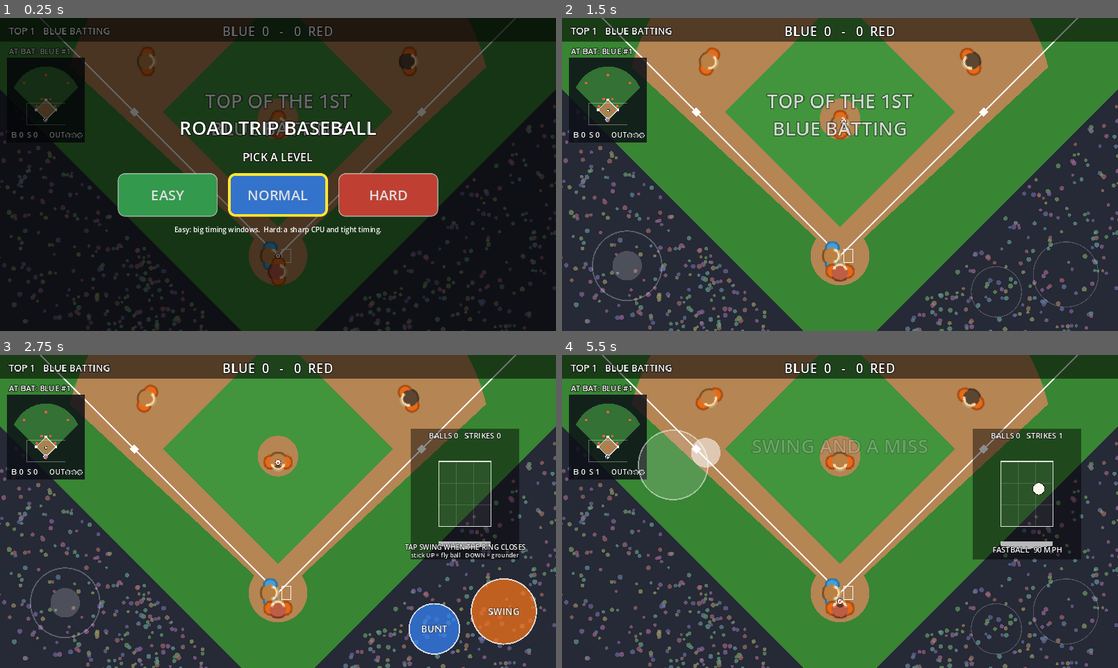
Above: before the commit, frames 1-4 (two rows, left to right).
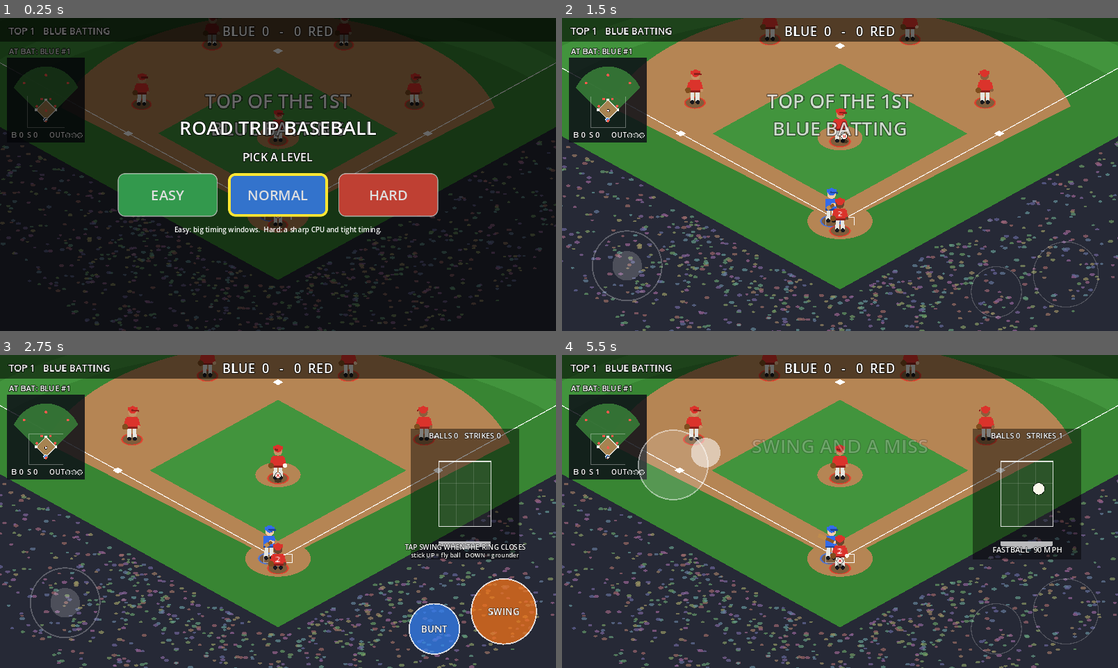
Above: after the commit, the same moments.

Repository: Kirmalo/road-trip-baseball
Game: Godot game, scene res://main.tscn
Two runs of this game, one before a commit and one after it. Both use one fixed random seed, a clock stepped at 60 frames per second and the inputs below.
Inputs (mouse positions are in pixels of both pictures, inside the frame that each line leads up to):
- Up to frame 1 (0.25 s): no input
- Up to frame 2 (1.5 s): click "EASY" at 0.5 s; tap Enter at 1.25 s; move the mouse to (962, 158) at 1.27 s; hold D from 1.28 s (still down); tap J at 1.35 s; click (962, 158) at 1.42 s
- Up to frame 3 (2.75 s): tap Space at 1.52 s; release D at 2 s; drag from (166, 527) to (250, 574) at 2.02 s
- Up to frame 4 (5.5 s): move the mouse to (895, 442) at 2.77 s; hold D 2.78-3.5 s; tap 1 at 2.85 s; tap Space at 3.5, 4.52 s; drag from (812, 574) to (673, 464) at 3.52 s; move the mouse to (1006, 558) at 4.27 s; hold A 4.28-5 s; tap J at 4.35 s; tap Enter at 5 s; drag from (673, 464) to (756, 433) at 5.02 s

The runs differ from the first frame. In frame 1, 27% of the frame differs, in the area x 0-100%, y 0-100%; in frame 2, 32%; in frame 3, 31%; in frame 4, 32%.

Commit message:
3/4 view from behind home plate (owner's choice after Phase 1)
The simulation stays 2D top-down. Every field node now lives under a
"world" node scaled (1, 0.55), which tilts the ground into a 3/4 view;
upright things (players, ball height, the outfield wall, foul poles,
distance numbers) undo the squash and draw in screen-like coordinates
(scripts/view.gd). Players are simple upright placeholder figures in
team colors with running legs, gloves and a bat until the Phase 3 art;
the catcher crouches during the pitch so the batter stays visible. The
camera frames plays in projected coordinates. The old top-down view is
kept as a test option: --view flat.

Co-Authored-By: Claude Opus 5.5 <noreply@anthropic.com>
Claude-Session: https://claude.ai/code/session_01K8WPuaLY5ntaKqKiFmwy7x

Diff:
--- a/scripts/ball.gd
+++ b/scripts/ball.gd
@@ -1,4 +1,5 @@
 extends Node2D
+const View = preload("res://scripts/view.gd")
 # The baseball. position = spot on the ground; z = height above the ground (drawn as an upward offset).
 # A batted ball follows a flight path that is worked out once at contact (path_p / path_z, 60 samples a second),
 # so the fielders can look ahead and run to where they can catch it.
@@ -32,7 +33,7 @@
 var throw_t := 0.0
 var throw_dur := 1.0
 var throw_peak := 0.0
-var trail: Array = []      # recent drawn positions of a batted ball (world space)
+var trail: Array = []      # recent positions of a batted ball: Vector3(x, y, height)
 
 func setup(g) -> void:
 	game = g
@@ -178,7 +179,7 @@
 		DEAD:
 			z = maxf(0.0, z - 60.0 * delta)
 	if state == LIVE and speed_now() > 15.0 * FT:
-		trail.append(position + Vector2(0, -z * 0.35))
+		trail.append(Vector3(position.x, position.y, z))
 		if trail.size() > 14:
 			trail.pop_front()
 	elif not trail.is_empty():
@@ -187,16 +188,25 @@
 
 func _draw() -> void:
 	var FT: float = game.FT
+	var hb := View.ball_h()
+	# shadow on the ground (the world's squash makes it an ellipse in the angled view)
+	if View.angled():
+		draw_circle(Vector2.ZERO, maxf(3.0, 6.0 - z / (30.0 * FT)), Color(0, 0, 0, 0.45))
+	else:
+		draw_set_transform(Vector2(0, 1.5), 0, Vector2(1, 0.55))
+		draw_circle(Vector2.ZERO, maxf(3.0, 6.0 - z / (30.0 * FT)), Color(0, 0, 0, 0.45))
+	# from here on: screen-like coordinates, height straight up
+	draw_set_transform(Vector2.ZERO, 0, View.upright())
 	# trail behind a hit ball
 	for i in range(1, trail.size()):
 		var a: float = float(i) / trail.size()
-		draw_line(trail[i - 1] - position, trail[i] - position, Color(1, 1, 1, 0.45 * a), 2.0 + 4.0 * a)
-	# shadow on the ground
-	draw_set_transform(Vector2(0, 1.5), 0, Vector2(1, 0.55))
-	draw_circle(Vector2.ZERO, maxf(3.0, 6.0 - z / (30.0 * FT)), Color(0, 0, 0, 0.45))
-	draw_set_transform(Vector2.ZERO, 0, Vector2.ONE)
-	# the ball, lifted by its height (squashed so high flies stay on screen)
-	var c := Vector2(0, -z * 0.35)
+		var t0: Vector3 = trail[i - 1]
+		var t1: Vector3 = trail[i]
+		var p0 := View.local(Vector2(t0.x, t0.y) - position, t0.z * hb)
+		var p1 := View.local(Vector2(t1.x, t1.y) - position, t1.z * hb)
+		draw_line(p0, p1, Color(1, 1, 1, 0.45 * a), 2.0 + 4.0 * a)
+	# the ball, lifted by its height
+	var c := Vector2(0, -z * hb)
 	var r := 4.2 + z / (22.0 * FT)
 	draw_circle(c, r + 0.9, Color(0.1, 0.1, 0.1, 0.8))
 	draw_circle(c, r, Color(0.98, 0.97, 0.92))
--- a/scripts/field.gd
+++ b/scripts/field.gd
@@ -2,6 +2,7 @@
 # Draws the ballpark. Home plate is at (0, 0) and the field opens upward (negative y). Sizes are feet times FT.
 
 var game
+const View = preload("res://scripts/view.gd")
 
 const GRASS := Color(0.22, 0.52, 0.2)
 const GRASS_LIGHT := Color(0.26, 0.58, 0.24)
@@ -46,17 +47,36 @@
 		track.append(d * (fr - 7.0 * FT))
 		wall.append(d * fr)
 	draw_polyline(track, DIRT, 14.0 * FT)
-	draw_polyline(wall, WALL, 2.5 * FT)
+	# the wall: a strip standing up from the warning track (up is -y / tilt in this squashed frame)
+	var up := Vector2(0, -game.FENCE_H * View.ball_h() / View.tilt())
+	if View.angled():
+		for i in wall.size() - 1:
+			draw_colored_polygon(PackedVector2Array([wall[i], wall[i + 1], wall[i + 1] + up, wall[i] + up]), WALL)
+		var top := PackedVector2Array()
+		for q in wall:
+			top.append(q + up)
+		draw_polyline(top, Color(0.85, 0.75, 0.2), 0.6 * FT)
+	else:
+		draw_polyline(wall, WALL, 2.5 * FT)
 	var font := ThemeDB.fallback_font
 	for a in [-45.0, -22.0, 0.0, 22.0, 45.0]:
 		var d := _dir(deg_to_rad(a))
 		var fr: float = game.fence_radius(d * 100.0)
 		var txt := str(int(round(fr / FT)))
 		var w := font.get_string_size(txt, HORIZONTAL_ALIGNMENT_LEFT, -1, 40).x
-		draw_string(font, d * (fr + 14.0 * FT) - Vector2(w / 2, -14), txt, HORIZONTAL_ALIGNMENT_LEFT, -1, 40, Color(1, 1, 1, 0.85))
+		var at := d * fr + up * 0.55 if View.angled() else d * (fr + 14.0 * FT)
+		draw_set_transform(at, 0, View.upright())
+		draw_string(font, Vector2(-w / 2, 14), txt, HORIZONTAL_ALIGNMENT_LEFT, -1, 40, Color(1, 1, 1, 0.9))
+		draw_set_transform(Vector2.ZERO, 0, Vector2.ONE)
 	for s in [-1.0, 1.0]:
 		var d := _dir(s * PI / 4.0)
-		draw_circle(d * game.fence_radius(d * 100.0), 1.5 * FT, Color(1, 0.85, 0.1))
+		var pole: Vector2 = d * game.fence_radius(d * 100.0)
+		if View.angled():
+			draw_set_transform(pole, 0, View.upright())
+			draw_line(Vector2.ZERO, Vector2(0, -90), Color(1, 0.85, 0.1), 5.0)
+			draw_set_transform(Vector2.ZERO, 0, Vector2.ONE)
+		else:
+			draw_circle(pole, 1.5 * FT, Color(1, 0.85, 0.1))
 
 	# infield dirt: the arc 95 ft from the mound, between the foul lines
 	var mound := Vector2(0, -60.5 * FT)
--- a/scripts/hud.gd
+++ b/scripts/hud.gd
@@ -58,7 +58,9 @@
 	# what the camera shows, so you know where you are looking
 	var cam: Camera2D = game.camera
 	var half := get_viewport_rect().size / cam.zoom / 2.0
-	var view := Rect2(_to_map(cam.position - half), half * 2.0 / game.FT * MAP_SCALE)
+	var tl: Vector2 = game.View.to_floor(cam.position - half)
+	var br: Vector2 = game.View.to_floor(cam.position + half)
+	var view := Rect2(_to_map(tl), (br - tl) / game.FT * MAP_SCALE)
 	draw_rect(view.intersection(Rect2(r.position, Vector2(MAP_W, MAP_H))), Color(1, 1, 1, 0.35), false, 1.0)
 	# players: fielders small, runners bigger with their running arrow
 	for p in game.players:
--- a/scripts/main.gd
+++ b/scripts/main.gd
@@ -17,6 +17,7 @@
 const ControlsScript = preload("res://scripts/touch_controls.gd")
 const HudScript = preload("res://scripts/hud.gd")
 const Difficulty = preload("res://scripts/difficulty.gd")
+const View = preload("res://scripts/view.gd")
 
 const FT := 4.0                       # pixels per foot
 const INNINGS := 3                    # innings per game (change to make games longer)
@@ -60,6 +61,7 @@
 var controls
 var hud
 var camera: Camera2D
+var world: Node2D          # everything on the field; its scale draws the 3/4 view (see view.gd)
 var autoplay := false
 var humantest := false
 var stats := {}
@@ -83,7 +85,7 @@
 var after_pause := ""
 var game_over := false
 var cam_follow := false
-var cam_last_pos := Vector2(0, -36 * FT)
+var cam_last_pos := Vector2(0, -30 * FT)
 var cam_last_zoom := 1.3
 
 # the current pitch
@@ -151,32 +153,37 @@
 	humantest = args.has("--humantest")
 	testing = not args.is_empty()
 	level = Difficulty.from_args(args, Difficulty.NORMAL if testing else Difficulty.load_level())
-
+	View.from_args(args)
+
+	world = Node2D.new()
+	world.scale = Vector2(1.0, View.tilt())
+	world.y_sort_enabled = true          # nearer players (lower on screen) draw in front
+	add_child(world)
 	var field = FieldScript.new()
 	field.game = self
 	field.z_index = -10
-	add_child(field)
+	world.add_child(field)
 	marker = Node2D.new()
 	marker.z_index = 1
 	marker.draw.connect(_draw_marker)
-	add_child(marker)
+	world.add_child(marker)
 
 	for t in 2:
 		for i in 9:
 			var p = PlayerScript.new()
 			var color := "blue" if t == 0 else "red"
 			p.setup(self, t, i, load("res://assets/%s_%d.png" % [color, i % 5 + 1]))
-			add_child(p)
+			world.add_child(p)
 			players.append(p)
 			teams[t].append(p)
 
 	ball = BallScript.new()
 	ball.setup(self)
-	add_child(ball)
+	world.add_child(ball)
 
 	camera = Camera2D.new()
 	camera.zoom = Vector2(1.3, 1.3)
-	camera.position = Vector2(0, -36 * FT)
+	camera.position = View.to_screen(Vector2(0, -30 * FT))
 	add_child(camera)
 	camera.make_current()
 
@@ -621,7 +628,7 @@
 	var from: Vector2 = ball.position
 	ball.launch(from, 3.0 * FT, dir * speed * FT * cos(lr), speed * FT * sin(lr), fair, fair)
 	cam_follow = true
-	cam_last_pos = Vector2(0, -60 * FT)
+	cam_last_pos = View.to_screen(Vector2(0, -60 * FT))
 	cam_last_zoom = 0.9
 	stat("contact")
 	if not fair:
@@ -1427,37 +1434,40 @@
 	_update_hud()
 
 func _update_camera(delta: float) -> void:
-	# at the plate: a close look at the mound and home. In play: pull back to frame the whole play
-	# (the ball, where it will be caught, a throw and its target, every running runner) and ease there smoothly.
-	var tgt := Vector2(0, -36 * FT)
-	var zm := 1.3
+	# at the plate: a close look from behind home at the batter and the mound. In play: pull back to frame the whole
+	# play (the ball, where it will be caught, a throw and its target, every running runner) and ease there smoothly.
+	# Points are sim positions; the framing happens on screen (View.to_screen), where the camera lives.
+	var tgt := View.to_screen(Vector2(0, -34 * FT))
+	var zm := 1.45 if View.angled() else 1.3
 	if hr_called and phase == LIVE:
-		tgt = Vector2(0, -64 * FT)
-		zm = 0.7
+		tgt = View.to_screen(Vector2(0, -64 * FT))
+		zm = 0.8 if View.angled() else 0.7
 	elif cam_follow and (phase != LIVE or ball.position.length() > fence_radius(ball.position)):
 		tgt = cam_last_pos   # after the play (or a ball in the seats): stay put until the next pitch
 		zm = cam_last_zoom
 	elif cam_follow:
-		var lo: Vector2 = ball.position + Vector2(0, -ball.z * 0.35)
-		var hi := lo
-		var pts: Array = [ball.position]
+		var bp := View.to_screen(ball.position, ball.z * View.ball_h())
+		var lo := bp
+		var hi := bp
+		var pts: Array = [View.to_screen(ball.position)]
 		if ball.state == BallScript.LIVE and chaser != null:
-			pts.append(chase_point)
-			pts.append(chaser.position)
+			pts.append(View.to_screen(chase_point))
+			pts.append(View.to_screen(chaser.position))
 		if ball.state == BallScript.THROWN:
-			pts.append(ball.throw_to)
+			pts.append(View.to_screen(ball.throw_to))
 		for r in runners:
 			if not r.is_safe():
-				pts.append(r.position)
+				pts.append(View.to_screen(r.position))
 		for q in pts:
 			lo = Vector2(minf(lo.x, q.x), minf(lo.y, q.y))
 			hi = Vector2(maxf(hi.x, q.x), maxf(hi.y, q.y))
-		var margin := Vector2(70, 70) * FT
+		var margin := Vector2(70 * FT, 70 * FT * View.tilt() + 50.0)
 		var view := get_viewport_rect().size
 		var need: Vector2 = (hi - lo) + margin * 2.0
-		zm = clampf(minf(view.x / need.x, (view.y - 60.0) / need.y), 0.5, 0.95)
+		zm = clampf(minf(view.x / need.x, (view.y - 60.0) / need.y), 0.5, 1.0)
 		tgt = (lo + hi) / 2.0 + Vector2(0, -30.0 / zm)
-		tgt = Vector2(clampf(tgt.x, -230.0 * FT, 230.0 * FT), clampf(tgt.y, -300.0 * FT, 10.0 * FT))
+		var top_y := -300.0 * FT * View.tilt()
+		tgt = Vector2(clampf(tgt.x, -230.0 * FT, 230.0 * FT), clampf(tgt.y, top_y, 10.0 * FT))
 		cam_last_pos = tgt
 		cam_last_zoom = zm
 	camera.position = camera.position.lerp(tgt, 1.0 - exp(-2.6 * delta))
--- a/scripts/player.gd
+++ b/scripts/player.gd
@@ -3,6 +3,9 @@
 # The game manager (main.gd) decides where fielders go and when runners advance; this script moves them.
 
 enum { OFF, FIELDER, BATTER, RUNNER }
+const View = preload("res://scripts/view.gd")
+const SKINS := [Color(0.96, 0.8, 0.66), Color(0.78, 0.57, 0.4), Color(0.55, 0.37, 0.24), Color(0.9, 0.72, 0.55),
+	Color(0.42, 0.28, 0.18)]
 
 var game
 var team := 0
@@ -36,6 +39,10 @@
 var swing_t := -1.0
 var bunting := false
 
+# drawing
+var stride := 0.0          # running animation phase
+var last_pos := Vector2.ZERO
+
 func setup(g, t: int, i: int, tex: Texture2D) -> void:
 	game = g
 	team = t
@@ -44,6 +51,7 @@
 	sprite.texture = tex
 	sprite.scale = Vector2(1.7, 1.7)
 	add_child(sprite)
+	sprite.visible = not View.angled()   # the angled view draws upright figures in _draw instead
 	z_index = 5
 	home_spot = game.POSITIONS[i] * game.FT
 	visible = false
@@ -63,6 +71,10 @@
 			if swing_t >= 0.0:
 				swing_t += delta
 	sprite.rotation = facing
+	# running animation from how far we actually moved
+	var moved := position.distance_to(last_pos)
+	last_pos = position
+	stride = fmod(stride + moved * 0.09, TAU) if moved > 0.2 else lerpf(stride, 0.0, 0.2)
 	queue_redraw()
 
 func _fielder_update(delta: float, human: bool, input_vec: Vector2) -> void:
@@ -120,13 +132,14 @@
 		facing = moved.angle()
 
 func _draw() -> void:
-	# team colored disc under the sprite so the two teams are easy to tell apart
+	# on the ground (squashed into an ellipse by the world in the angled view): team disc, your ring, runner arrows
 	var col := Color(0.2, 0.45, 1.0, 0.7) if team == 0 else Color(0.95, 0.2, 0.15, 0.7)
-	draw_circle(Vector2.ZERO, 16.0, col)
+	var ground_r := 16.0
+	draw_circle(Vector2.ZERO, ground_r, Color(0, 0, 0, 0.3) if View.angled() else col)
+	if View.angled():
+		draw_arc(Vector2.ZERO, ground_r, 0, TAU, 32, col, 3.0)
 	if game.is_human(self):
 		draw_arc(Vector2.ZERO, 21.0, 0, TAU, 32, Color(1, 0.9, 0.2), 3.5)
-		var tri := PackedVector2Array([Vector2(-8, -46), Vector2(8, -46), Vector2(0, -35)])
-		draw_colored_polygon(tri, Color(1, 0.9, 0.2))
 	if mode == RUNNER and game.phase == game.LIVE and run_delay <= 0.0:
 		# green arrow: running to the next base. Red: going back
 		var to_b: int = on_base + 1 if goal > on_base else on_base
@@ -137,13 +150,90 @@
 			var tip := dir * 40.0
 			draw_line(dir * 22.0, tip, c, 4.0)
 			draw_colored_polygon(PackedVector2Array([tip + dir * 10.0, tip + dir.orthogonal() * 7.0, tip - dir.orthogonal() * 7.0]), c)
+	if View.angled():
+		draw_set_transform(Vector2.ZERO, 0, View.upright())
+		_draw_figure()
+	elif mode == BATTER:
+		_draw_bat(Vector2(5, 5))
+	if game.is_human(self):
+		var y := -66.0 if View.angled() else -46.0
+		var tri := PackedVector2Array([Vector2(-8, y), Vector2(8, y), Vector2(0, y + 11)])
+		draw_colored_polygon(tri, Color(1, 0.9, 0.2))
+
+func _bat_angle() -> float:
+	# cocked back, swept through the zone on a swing, squared up for a bunt (an angle on the ground)
+	if bunting:
+		return -0.15
+	if swing_t >= 0.0:
+		return lerpf(2.0, -2.8, minf(1.0, swing_t / 0.24))
+	return 2.0
+
+func _draw_bat(hands: Vector2) -> void:
+	var dir := View.local(Vector2.from_angle(_bat_angle()))
+	var lift := Vector2(0, -6) if View.angled() else Vector2.ZERO
+	draw_line(hands, hands + dir * 26.0 + lift, Color(0.55, 0.35, 0.15), 5.0)
+	draw_line(hands + dir * 13.0 + lift * 0.5, hands + dir * 26.0 + lift, Color(0.75, 0.55, 0.3), 6.5)
+
+func _draw_figure() -> void:
+	# a simple upright ballplayer in screen-like coordinates (feet at 0, 0; up is -y). Placeholder until Phase 3 art.
+	var jersey := Color(0.2, 0.42, 0.92) if team == 0 else Color(0.86, 0.2, 0.17)
+	var dark := jersey.darkened(0.35)
+	var pants := Color(0.9, 0.9, 0.88)
+	var skin: Color = SKINS[(role * 3 + team) % SKINS.size()]
+	var f := Vector2.from_angle(facing)
+	var side := 0.0                      # -1 facing left on screen, +1 right, 0 toward or away from the camera
+	if absf(f.x) > 0.35:
+		side = signf(f.x)
+	var away := f.y < -0.5 and side == 0.0
+	var run := sin(stride)
+	var crouch := 3.0 if mode == FIELDER and game.phase == game.PITCHING and role != 0 else 0.0
+	if mode == FIELDER and role == 1 and (game.phase == game.PRE_PITCH or game.phase == game.PITCHING):
+		crouch = 13.0   # the catcher squats, so you can see the batter over him
+	# legs
+	var hip_y := -18.0 + crouch
+	for k in [-1.0, 1.0]:
+		var foot := Vector2(k * 4.5 + run * k * 6.0 * (1.0 if side != 0.0 else 0.3), 0)
+		draw_line(Vector2(k * 4.0, hip_y), foot, pants, 6.0)
+		draw_circle(foot + Vector2(0, -1), 3.2, Color(0.1, 0.1, 0.12))
+	# body
+	var top := -36.0 + crouch
+	draw_rect(Rect2(-8.5, top, 17, hip_y - top + 1), jersey)
+	draw_rect(Rect2(-8.5, hip_y - 2, 17, 3), dark)
+	# arms (the glove hand is on the left of the body for fielders)
+	var sh := top + 3.0
+	var swing := -run * 5.0
+	var l_hand := Vector2(-11 + swing * 0.5, sh + 13)
+	var r_hand := Vector2(11 - swing * 0.5, sh + 13)
 	if mode == BATTER:
-		# the bat: cocked back, swept through the zone on a swing, squared up for a bunt
-		var a := 2.0
-		if bunting:
-			a = -0.15
-		elif swing_t >= 0.0:
-			a = lerpf(2.0, -2.8, minf(1.0, swing_t / 0.24))
-		var pivot := Vector2(5, 5)
-		draw_line(pivot, pivot + Vector2.from_angle(a) * 26.0, Color(0.55, 0.35, 0.15), 5.0)
-		draw_line(pivot + Vector2.from_angle(a) * 13.0, pivot + Vector2.from_angle(a) * 26.0, Color(0.75, 0.55, 0.3), 6.5)
+		l_hand = Vector2(3, sh + 6)
+		r_hand = Vector2(6, sh + 7)
+	draw_line(Vector2(-8, sh), l_hand, jersey, 5.0)
+	draw_line(Vector2(8, sh), r_hand, jersey, 5.0)
+	draw_circle(r_hand, 2.6, skin)
+	if mode == FIELDER:
+		draw_circle(l_hand, 4.6, Color(0.5, 0.3, 0.12))
+		if game.ball.state == game.ball.HELD and game.ball.holder == self:
+			draw_circle(r_hand, 3.4, Color(0.98, 0.97, 0.92))
+	else:
+		draw_circle(l_hand, 2.6, skin)
+	# number on the back
+	if away:
+		var font := ThemeDB.fallback_font
+		var n := str(role + 1)
+		draw_string(font, Vector2(-4 * n.length(), top + 13), n, HORIZONTAL_ALIGNMENT_LEFT, -1, 12, Color.WHITE)
+	# head and cap
+	var head := Vector2(side * 1.0, top - 7.0)
+	draw_circle(head, 7.0, skin)
+	if not away:
+		if side == 0.0:
+			draw_circle(head + Vector2(-2.5, 0), 1.2, Color(0.1, 0.1, 0.1))
+			draw_circle(head + Vector2(2.5, 0), 1.2, Color(0.1, 0.1, 0.1))
+		else:
+			draw_circle(head + Vector2(side * 3.5, 0), 1.2, Color(0.1, 0.1, 0.1))
+	draw_rect(Rect2(head + Vector2(-7.5, -8), Vector2(15, 5.5)), jersey)
+	draw_circle(head + Vector2(0, -4), 6.0, jersey)
+	var brim := Vector2(side * 8.0, -2.5) if side != 0.0 else Vector2(0, -1.5)
+	if not away:
+		draw_line(head + Vector2(-5 + side * 3, -3), head + brim + Vector2(side * 2, 0), dark, 3.0)
+	if mode == BATTER:
+		_draw_bat((l_hand + r_hand) / 2.0)
--- /dev/null
+++ b/scripts/view.gd
@@ -0,0 +1,59 @@
+extends RefCounted
+# View: how the 2D top-down simulation is drawn on screen. Use it through
+#   const View = preload("res://scripts/view.gd")   (static functions only, never instanced).
+#
+# The simulation never changes: positions, velocities, heights (ball.z) and facing keep their top-down meaning.
+# Everything on the field lives under one "world" node (main.gd) whose scale is (1, tilt()): that squashes the ground
+# into the angled look for free (the field, shadows, rings, the landing marker). Things that stand up (players, the
+# ball in the air, poles, the wall, text) undo the squash in their own _draw with upright() and draw in "screen-like"
+# coordinates: x right, y down, height straight up. local(d, h) turns a ground offset plus a height into those.
+#
+# Modes:
+#   ANGLED (default, owner's choice after Phase 1): the 3/4 view, the camera raised behind home plate looking out to
+#          center field. Depth is squashed to TILT; heights stay upright.
+#   FLAT   the old top-down look (test flag --view flat).
+
+const FLAT := 0
+const ANGLED := 1
+static var mode := ANGLED
+
+const TILT := 0.55        # field depth on screen as a fraction of its true depth (1 = top-down)
+const BALL_H := 0.5       # screen pixels per sim pixel of ball height in ANGLED (high flies stay on screen)
+const BALL_H_FLAT := 0.35
+
+static func angled() -> bool:
+	return mode == ANGLED
+
+static func tilt() -> float:
+	return TILT if mode == ANGLED else 1.0
+
+static func ball_h() -> float:
+	return BALL_H if mode == ANGLED else BALL_H_FLAT
+
+# a sim floor point p at screen height h (screen pixels) -> the main canvas (what the camera looks at)
+static func to_screen(p: Vector2, h := 0.0) -> Vector2:
+	return Vector2(p.x, p.y * tilt() - h)
+
+# the inverse at h = 0
+static func to_floor(s: Vector2) -> Vector2:
+	return Vector2(s.x, s.y / tilt())
+
+# a ground offset d (sim pixels) and a height h (screen pixels) -> screen-like coordinates, for drawing after upright()
+static func local(d: Vector2, h := 0.0) -> Vector2:
+	return Vector2(d.x, d.y * tilt() - h)
+
+# the scale to pass to draw_set_transform so a node under the world draws in screen-like coordinates
+static func upright() -> Vector2:
+	return Vector2(1.0, 1.0 / tilt())
+
+static func from_args(args: PackedStringArray) -> void:
+	for i in args.size():
+		var v := ""
+		if args[i].begins_with("--view="):
+			v = args[i].substr(7)
+		elif args[i] == "--view" and i + 1 < args.size():
+			v = args[i + 1]
+		if v == "flat":
+			mode = FLAT
+		elif v == "angled":
+			mode = ANGLED
Not shown, changed: CLAUDE.md
Not shown, changed: docs/VISION.md
